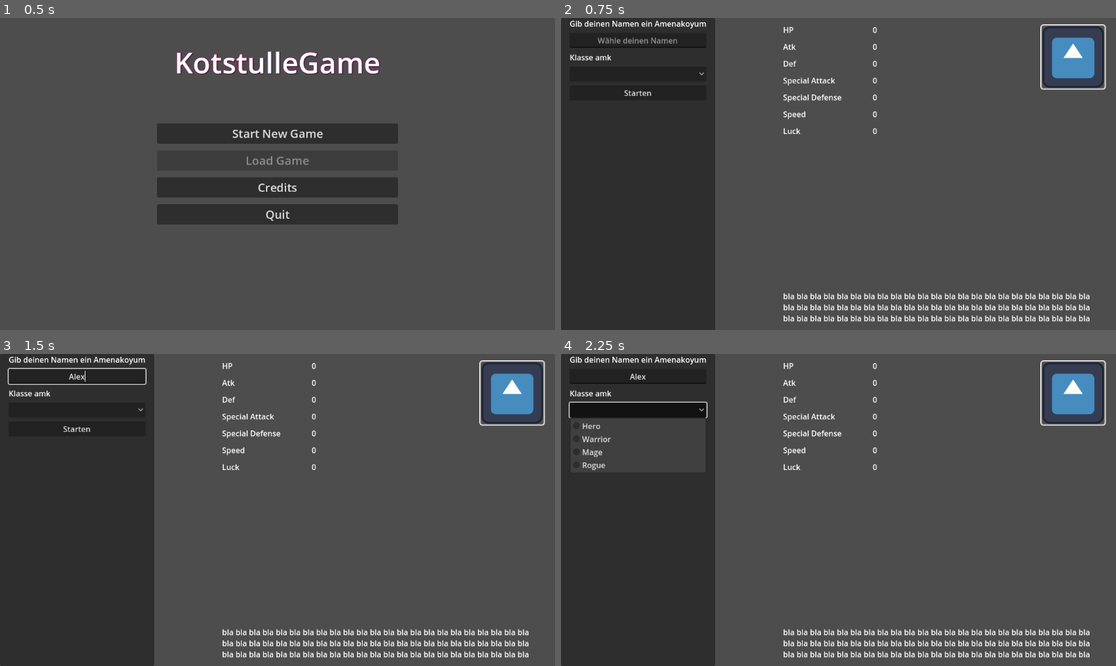
Above: before the commit, frames 1-4 (two rows, left to right).
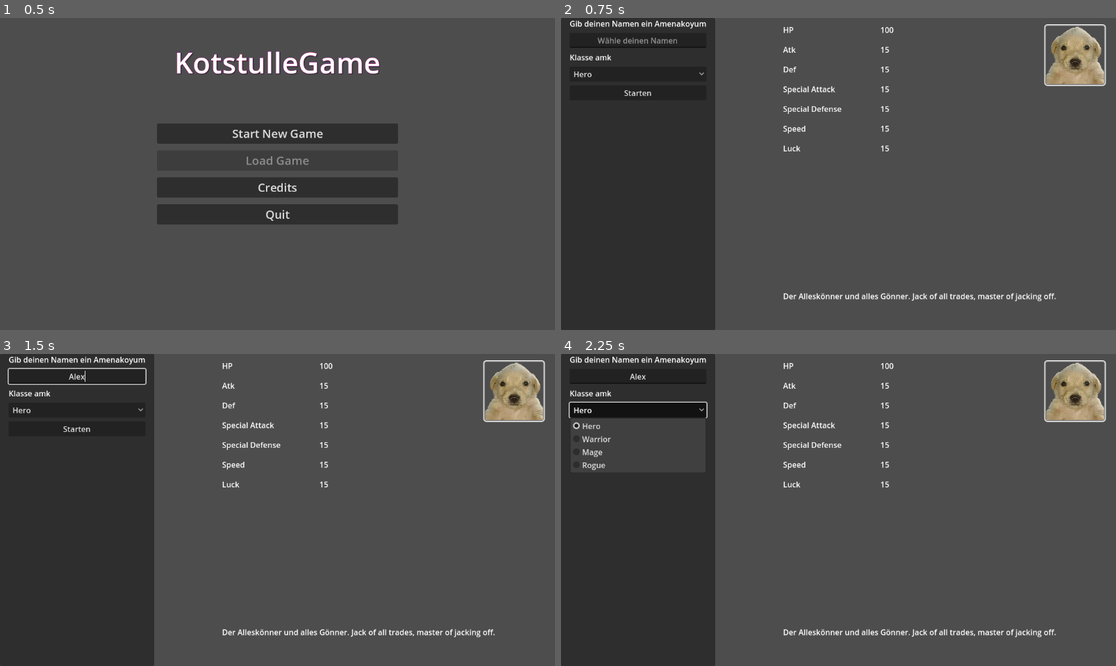
Above: after the commit, the same moments.

Repository: Marv0407/kotstulle-game
Game: Godot game, scene res://scenes/control.tscn
Two runs of this game, one before a commit and one after it. Both use one fixed random seed, a clock stepped at 60 frames per second and the inputs below. The engine's default icon, where the game draws it, is replaced by a stand-in: a white triangle on a blue panel in a dark square.
Inputs (mouse positions are in pixels of both pictures, inside the frame that each line leads up to):
- Up to frame 1 (0.5 s): no input
- Up to frame 2 (0.75 s): click "Start New Game" at 0.5 s
- Up to frame 3 (1.5 s): click (77, 375) at 1.27 s; type "Alex" at 1.35 s
- Up to frame 4 (2.25 s): click (638, 410) at 2 s

Frame 1 is identical in both runs. In frame 2, 4.7% of the frame differs, in the area x 2-99%, y 2-98%; in frame 3, 4.7%; in frame 4, 4.8%.

Commit message:
Add character assets and improve creator preview
Add new portrait PNGs and create CharData resources for Hero, Mage, Rogue and Warrior under ressources/PlayerCharacters (old hero.tres removed). Enhance character_creator.gd: fix dropdown variable, add stat/portrait labels, class options, default name handling, dropdown preview update and hookup, and spawn party member via GameData.add_new_hero. Update CharacterCreator.tscn UI defaults and portrait/stretch settings. Replace player placeholder texture in Player.tscn with new portrait and adjust sprite scale. Add setup_from_resource and setup_from_dict to battle_char.gd to initialize characters from resources/dictionaries. Update battle_manager.gd to build party from GameData.party_members using setup_from_dict and minor flow cleanup. Update BattleTest.tscn to reference the new Hero.tres path.

Diff:
--- a/character_creator.gd
+++ b/character_creator.gd
@@ -1,10 +1,52 @@
 extends Control
 
 @onready var name_input = $Panel/VBoxContainer/LineEdit
-@onready var class_dropown = $Panel/VBoxContainer/ClassDropdown
+@onready var class_dropdown = $Panel/VBoxContainer/ClassDropdown
+@onready var hp_label = $Panel2/GridContainer/HPVal
+@onready var atk_label = $Panel2/GridContainer/AtkVal
+@onready var def_label = $Panel2/GridContainer/DefVal
+@onready var spatk_label = $Panel2/GridContainer/SPAtkVal
+@onready var spdef_label = $Panel2/GridContainer/SPDefVal
+@onready var speed_label = $Panel2/GridContainer/SpeedVal
+@onready var luck_label = $Panel2/GridContainer/LuckVal
+@onready var portrait_preview = $Panel2/PanelContainer/ClassPortrait
+@onready var class_description = $Panel2/ClassDescription
+
+var class_options: Array[String] = [
+	"res://ressources/PlayerCharacters/Hero.tres",
+	"res://ressources/PlayerCharacters/Warrior.tres",
+	"res://ressources/PlayerCharacters/Mage.tres",
+	"res://ressources/PlayerCharacters/Rogue.tres",
+]
+
+func _ready():
+	_update_stat_preview(0)
+	class_dropdown.item_selected.connect(_update_stat_preview)
 
 func _on_button_pressed():
-	if name_input.text != "":
-		GameData.player_name = name_input.text
+	var chosen_name = name_input.text
+	if chosen_name == "":
+		chosen_name = "Held"
+
+	var selected_index = class_dropdown.selected
+	var class_res = load(class_options[selected_index]) as CharData
+
+	GameData.party_members.clear()
+	GameData.add_new_hero(class_res, chosen_name)
 
 	get_tree().change_scene_to_file("res://scenes/BattleTest.tscn")
+
+func _update_stat_preview(index: int):
+	var class_res = load(class_options[index]) as CharData
+	if class_res:
+		hp_label.text = str(class_res.max_hp)
+		atk_label.text = str(class_res.atk)
+		def_label.text = str(class_res.def)
+		spatk_label.text = str(class_res.sp_atk)
+		spdef_label.text = str(class_res.sp_def)
+		speed_label.text = str(class_res.speed)
+		luck_label.text = str(class_res.luck)
+		class_description.text = str(class_res.description)
+
+		if class_res.portrait:
+			portrait_preview.texture = class_res.portrait
--- a/ressources/Player Characters/hero.tres
+++ /dev/null
@@ -1,23 +0,0 @@
-[gd_resource type="Resource" script_class="CharData" load_steps=7 format=3 uid="uid://d27kr4qwd3ng"]
-
-[ext_resource type="Texture2D" uid="uid://do6usik1g3hr0" path="res://icon.svg" id="1_wccgc"]
-[ext_resource type="Script" uid="uid://b4vfx11poblgj" path="res://scripts/char_data.gd" id="1_x38h4"]
-[ext_resource type="Script" uid="uid://d0ehdwbbf3lbd" path="res://scripts/SkillData.gd" id="2_fpjk5"]
-[ext_resource type="Resource" uid="uid://dgidyqwyuvip7" path="res://ressources/skills/PlayerAttack.tres" id="3_rkocy"]
-[ext_resource type="Resource" uid="uid://b4whja5r01bmo" path="res://ressources/skills/feature_tester.tres" id="4_lodd5"]
-[ext_resource type="Resource" uid="uid://dw0u3emqgo6aw" path="res://ressources/skills/random-duo.tres" id="5_nanq1"]
-
-[resource]
-script = ExtResource("1_x38h4")
-name = "Hero"
-max_hp = 100
-atk = 15
-def = 15
-sp_atk = 15
-sp_def = 15
-luck = 15
-speed = 15
-level = 1
-portrait = ExtResource("1_wccgc")
-skills = Array[ExtResource("2_fpjk5")]([ExtResource("3_rkocy"), ExtResource("4_lodd5"), ExtResource("5_nanq1")])
-metadata/_custom_type_script = "uid://b4vfx11poblgj"
--- /dev/null
+++ b/ressources/PlayerCharacters/Hero.tres
@@ -0,0 +1,24 @@
+[gd_resource type="Resource" script_class="CharData" load_steps=7 format=3 uid="uid://d27kr4qwd3ng"]
+
+[ext_resource type="Texture2D" uid="uid://dnaof1shvtgd5" path="res://assets/portraits/jotchua.png" id="1_4ygyj"]
+[ext_resource type="Script" uid="uid://b4vfx11poblgj" path="res://scripts/char_data.gd" id="2_w4po3"]
+[ext_resource type="Script" uid="uid://d0ehdwbbf3lbd" path="res://scripts/SkillData.gd" id="3_k4ngx"]
+[ext_resource type="Resource" uid="uid://dgidyqwyuvip7" path="res://ressources/skills/PlayerAttack.tres" id="4_08kas"]
+[ext_resource type="Resource" uid="uid://b4whja5r01bmo" path="res://ressources/skills/feature_tester.tres" id="5_l3v28"]
+[ext_resource type="Resource" uid="uid://dw0u3emqgo6aw" path="res://ressources/skills/random-duo.tres" id="6_of13q"]
+
+[resource]
+script = ExtResource("2_w4po3")
+name = "Hero"
+max_hp = 100
+atk = 15
+def = 15
+sp_atk = 15
+sp_def = 15
+luck = 15
+speed = 15
+level = 1
+portrait = ExtResource("1_4ygyj")
+description = "Der Alleskönner und alles Gönner. Jack of all trades, master of jacking off."
+skills = Array[ExtResource("3_k4ngx")]([ExtResource("4_08kas"), ExtResource("5_l3v28"), ExtResource("6_of13q")])
+metadata/_custom_type_script = "uid://b4vfx11poblgj"
--- /dev/null
+++ b/ressources/PlayerCharacters/Mage.tres
@@ -0,0 +1,24 @@
+[gd_resource type="Resource" script_class="CharData" load_steps=7 format=3 uid="uid://jg5qgo206jnw"]
+
+[ext_resource type="Texture2D" uid="uid://dya0kjpyp6m2a" path="res://assets/portraits/jotchua_mage.png" id="1_umwh6"]
+[ext_resource type="Script" uid="uid://b4vfx11poblgj" path="res://scripts/char_data.gd" id="2_fsecm"]
+[ext_resource type="Script" uid="uid://d0ehdwbbf3lbd" path="res://scripts/SkillData.gd" id="3_km5tb"]
+[ext_resource type="Resource" uid="uid://dgidyqwyuvip7" path="res://ressources/skills/PlayerAttack.tres" id="4_6paml"]
+[ext_resource type="Resource" uid="uid://b4whja5r01bmo" path="res://ressources/skills/feature_tester.tres" id="5_fucn1"]
+[ext_resource type="Resource" uid="uid://dw0u3emqgo6aw" path="res://ressources/skills/random-duo.tres" id="6_7bc3s"]
+
+[resource]
+script = ExtResource("2_fsecm")
+name = "Mage"
+max_hp = 60
+atk = 5
+def = 5
+sp_atk = 20
+sp_def = 15
+luck = 10
+speed = 10
+level = 1
+portrait = ExtResource("1_umwh6")
+description = "Du Zauberer! ... Verlass uns!"
+skills = Array[ExtResource("3_km5tb")]([ExtResource("4_6paml"), ExtResource("5_fucn1"), ExtResource("6_7bc3s")])
+metadata/_custom_type_script = "uid://b4vfx11poblgj"
--- /dev/null
+++ b/ressources/PlayerCharacters/Rogue.tres
@@ -0,0 +1,24 @@
+[gd_resource type="Resource" script_class="CharData" load_steps=7 format=3 uid="uid://csa5c6dv3fevt"]
+
+[ext_resource type="Texture2D" uid="uid://do6usik1g3hr0" path="res://icon.svg" id="1_td7qg"]
+[ext_resource type="Script" uid="uid://b4vfx11poblgj" path="res://scripts/char_data.gd" id="2_ld8wj"]
+[ext_resource type="Script" uid="uid://d0ehdwbbf3lbd" path="res://scripts/SkillData.gd" id="3_8t7mf"]
+[ext_resource type="Resource" uid="uid://dgidyqwyuvip7" path="res://ressources/skills/PlayerAttack.tres" id="4_yf2f1"]
+[ext_resource type="Resource" uid="uid://b4whja5r01bmo" path="res://ressources/skills/feature_tester.tres" id="5_htwhf"]
+[ext_resource type="Resource" uid="uid://dw0u3emqgo6aw" path="res://ressources/skills/random-duo.tres" id="6_r4nc4"]
+
+[resource]
+script = ExtResource("2_ld8wj")
+name = "Rogue"
+max_hp = 80
+atk = 15
+def = 8
+sp_atk = 5
+sp_def = 5
+luck = 20
+speed = 20
+level = 1
+portrait = ExtResource("1_td7qg")
+description = "Der dunkelhäutige Dieb, agiert gerne aus dem Schatten. Spielt sein lebenlang auf der höchsten Schwierigkeitsstufe. Die Menschen haben schon immer geklaut."
+skills = Array[ExtResource("3_8t7mf")]([ExtResource("4_yf2f1"), ExtResource("5_htwhf"), ExtResource("6_r4nc4")])
+metadata/_custom_type_script = "uid://b4vfx11poblgj"
--- /dev/null
+++ b/ressources/PlayerCharacters/Warrior.tres
@@ -0,0 +1,24 @@
+[gd_resource type="Resource" script_class="CharData" load_steps=7 format=3 uid="uid://bh51i8bsgss0g"]
+
+[ext_resource type="Texture2D" uid="uid://do6usik1g3hr0" path="res://icon.svg" id="1_vu0nt"]
+[ext_resource type="Script" uid="uid://b4vfx11poblgj" path="res://scripts/char_data.gd" id="2_xoqpw"]
+[ext_resource type="Script" uid="uid://d0ehdwbbf3lbd" path="res://scripts/SkillData.gd" id="3_ifmfe"]
+[ext_resource type="Resource" uid="uid://dgidyqwyuvip7" path="res://ressources/skills/PlayerAttack.tres" id="4_uttr7"]
+[ext_resource type="Resource" uid="uid://b4whja5r01bmo" path="res://ressources/skills/feature_tester.tres" id="5_nr7sp"]
+[ext_resource type="Resource" uid="uid://dw0u3emqgo6aw" path="res://ressources/skills/random-duo.tres" id="6_1wc47"]
+
+[resource]
+script = ExtResource("2_xoqpw")
+name = "Warrior"
+max_hp = 100
+atk = 18
+def = 15
+sp_atk = 5
+sp_def = 10
+luck = 5
+speed = 15
+level = 1
+portrait = ExtResource("1_vu0nt")
+description = "Me strong. Me will punch you. Uga uga."
+skills = Array[ExtResource("3_ifmfe")]([ExtResource("4_uttr7"), ExtResource("5_nr7sp"), ExtResource("6_1wc47")])
+metadata/_custom_type_script = "uid://b4vfx11poblgj"
--- a/scenes/BattleTest.tscn
+++ b/scenes/BattleTest.tscn
@@ -3,7 +3,7 @@
 [ext_resource type="Script" uid="uid://dt83mh3hbxwe6" path="res://scripts/battle_test.gd" id="1_legaw"]
 [ext_resource type="Script" uid="uid://bhdts0363nnm8" path="res://scripts/battle_manager.gd" id="2_tp7yc"]
 [ext_resource type="Script" uid="uid://b4vfx11poblgj" path="res://scripts/char_data.gd" id="3_smx2l"]
-[ext_resource type="Resource" uid="uid://d27kr4qwd3ng" path="res://ressources/Player Characters/hero.tres" id="4_5txia"]
+[ext_resource type="Resource" uid="uid://d27kr4qwd3ng" path="res://ressources/PlayerCharacters/Hero.tres" id="4_5txia"]
 [ext_resource type="Resource" uid="uid://dayx4q8vorwm3" path="res://ressources/Enemies/Rentner.tres" id="5_766wr"]
 [ext_resource type="PackedScene" uid="uid://bfd1a46xdcclj" path="res://scenes/SkillMenu.tscn" id="6_5txia"]
 [ext_resource type="PackedScene" uid="uid://bwn28x2ikg5jb" path="res://scenes/TurnOrderSlot.tscn" id="6_qwg2f"]
--- a/scenes/CharacterCreator.tscn
+++ b/scenes/CharacterCreator.tscn
@@ -66,6 +66,7 @@
 
 [node name="ClassDropdown" type="OptionButton" parent="Panel/VBoxContainer"]
 layout_mode = 2
+selected = 0
 item_count = 4
 popup/item_0/text = "Hero"
 popup/item_0/id = 0
@@ -95,8 +96,8 @@
 layout_mode = 1
 offset_right = 196.0
 offset_bottom = 233.0
-theme_override_constants/h_separation = 64
-theme_override_constants/v_separation = 12
+theme_override_constants/h_separation = 80
+theme_override_constants/v_separation = 18
 columns = 2
 
 [node name="HPValLabel" type="Label" parent="Panel2/GridContainer"]
@@ -164,7 +165,7 @@
 offset_top = -69.0
 grow_horizontal = 2
 grow_vertical = 0
-text = "bla bla bla bla bla bla bla bla bla bla bla bla bla bla bla bla bla bla bla bla bla bla bla bla bla bla bla bla bla bla bla bla bla bla bla bla bla bla bla bla bla bla bla bla bla bla bla bla bla bla bla bla bla bla bla bla bla bla bla bla bla bla bla bla bla bla bla bla bla "
+text = "Leck Eier Leck Eier Leck Eier Leck Eier Leck Eier Leck Eier Leck Eier Leck Eier Leck Eier Leck Eier Leck Eier Leck Eier Leck Eier Leck Eier Leck Eier Leck Eier Leck Eier Leck Eier Leck Eier Leck Eier Leck Eier Leck Eier Leck Eier Leck Eier Leck Eier Leck Eier "
 fit_content = true
 
 [node name="PanelContainer" type="PanelContainer" parent="Panel2"]
@@ -182,5 +183,7 @@
 [node name="ClassPortrait" type="TextureRect" parent="Panel2/PanelContainer"]
 layout_mode = 2
 texture = ExtResource("2_esd1d")
+expand_mode = 4
+stretch_mode = 5
 
 [connection signal="pressed" from="Panel/VBoxContainer/Button" to="." method="_on_button_pressed"]
--- a/scenes/Player.tscn
+++ b/scenes/Player.tscn
@@ -1,9 +1,7 @@
 [gd_scene load_steps=4 format=3 uid="uid://7p25i524blrh"]
 
 [ext_resource type="Script" uid="uid://cgt60mtay565v" path="res://scripts/player.gd" id="1_p0vlq"]
-
-[sub_resource type="PlaceholderTexture2D" id="PlaceholderTexture2D_v6fml"]
-size = Vector2(32, 32)
+[ext_resource type="Texture2D" uid="uid://dnaof1shvtgd5" path="res://assets/portraits/jotchua.png" id="2_v6fml"]
 
 [sub_resource type="RectangleShape2D" id="RectangleShape2D_3li8b"]
 size = Vector2(32, 32)
@@ -12,7 +10,8 @@
 script = ExtResource("1_p0vlq")
 
 [node name="Sprite2D" type="Sprite2D" parent="."]
-texture = SubResource("PlaceholderTexture2D_v6fml")
+scale = Vector2(0.12, 0.12)
+texture = ExtResource("2_v6fml")
 
 [node name="CollisionShape2D" type="CollisionShape2D" parent="."]
 shape = SubResource("RectangleShape2D_3li8b")
--- a/scripts/battle_char.gd
+++ b/scripts/battle_char.gd
@@ -8,6 +8,29 @@
 
 func _ready() -> void:
 	pass
+
+func setup_from_resource(res: CharData):
+	self.data = res.duplicate()
+	self.current_hp = res.max_hp
+
+func setup_from_dict(dict: Dictionary):
+	var base_res = load(dict["base_resource"]).duplicate()
+	self.data = base_res
+
+	self.data.name = dict["name"]
+	self.data.max_hp = dict["max_hp"]
+	self.current_hp = dict["current_hp"]
+	self.data.atk = dict["atk"]
+	self.data.def = dict["def"]
+	self.data.sp_atk = dict["sp_atk"]
+	self.data.sp_def = dict["sp_def"]
+	self.data.speed = dict["speed"]
+	self.data.luck = dict["luck"]
+	self.data.skills.clear()
+	for s_path in dict["skills"]:
+		var s_res = load(s_path)
+		self.data.skills.append(s_res)
+	# TODO später hier noch Equipment-Stats dazurechnen..
 
 func setup(character_data: CharData):
 	data = character_data
@@ -39,4 +62,4 @@
 			var effect_strength = (1.0 - effect.stat_modifier) * effect.current_stacks
 			multiplier -= effect_strength
 
-	return int(base_value * max(0.1, multiplier)) # Nicht unter 10% sinken lassen
+	return int(base_value * max(0.1, multiplier)) # Nicht unter X% sinken lassen
--- a/scripts/battle_manager.gd
+++ b/scripts/battle_manager.gd
@@ -35,8 +35,6 @@
 @onready var skill_menu = $"../DebugUI/CanvasLayer/SkillMenu"
 @onready var sfx_player: AudioStreamPlayer = $SFXPlayer
 @onready var action_menu = $"../DebugUI/CanvasLayer/PartyMenuContainer/ActionsContainer/ColorRect/VBoxContainer"
-
-
 #endregion
 
 # --- SETUP ---
@@ -52,15 +50,9 @@
 	for child in spawn_point.get_children(): child.queue_free()
 
 	#load party
-	for i in range(party_data.size()):
-		var data = party_data[i]
-
-		if i == 0 and GameData.player_name != "":
-			data = data.duplicate()
-			data.name = GameData.player_name
-
+	for member_dict in GameData.party_members:
 		var bc = BattleCharacter.new()
-		bc.setup(data)
+		bc.setup_from_dict(member_dict)
 		party.append(bc)
 
 	party_panel.populate(party)
@@ -94,6 +86,7 @@
 		sprite_node.texture = resource_sprite
 		enemies[i].battle_node = new_slot
 
+	# initiate battle
 	calculate_turn_order()
 	current_turn_index = 0
 	refresh_turn_order_ui()
Binary file added: assets/portraits/jotchua.png
Binary file added: assets/portraits/jotchua_mage.png
